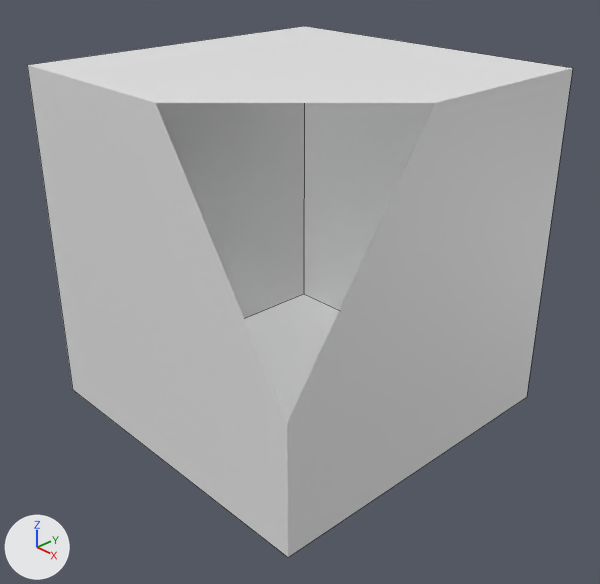
One commit to the Blender file fluid particle animation.blend: the scene before it, then after it.
The view is the same before and after, from a 50 mm camera at (3.21, -3.0, 1.83) aimed at (0.09, -0.07, -0.24). The axes (+X, +Y, +Z) are drawn at lower left. The lights are the same throughout. Mesh edges are drawn as thin lines. Everything nearer to the camera than a plane just in front of the edit is cut away.
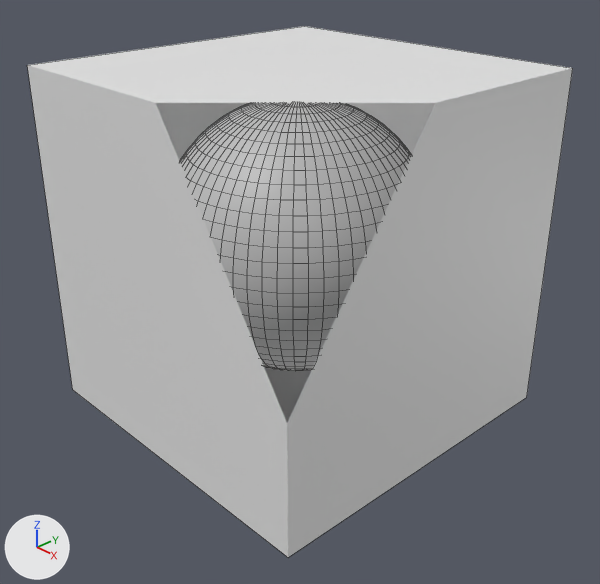
The newer file is also rescaled (x1.817), turned or shifted as a whole; pictures and numbers use the older file's frame.

What changed in the scene script:
```text
Add me_sphere:
    me_sphere.from_pydata(...)  # 1986 vertices, 2048 faces; spans x -1.0..1.0, y -1.0..1.0, z -1.0..1.0
    me_sphere.polygons.foreach_set('use_smooth', [True] * 2048)
Add ob_sphere:
    ob_sphere = bpy.data.objects.new('Sphere', me_sphere)
    ob_sphere.location = (0.0, 0.0, 0.067)
    ob_sphere.scale = (0.771, 0.771, 0.771)
```

Boxes (x1, y1, x2, y2) around the edits, measured in the pictures (600 x 584 px):
'Sphere', added: after (180, 103, 411, 371)
